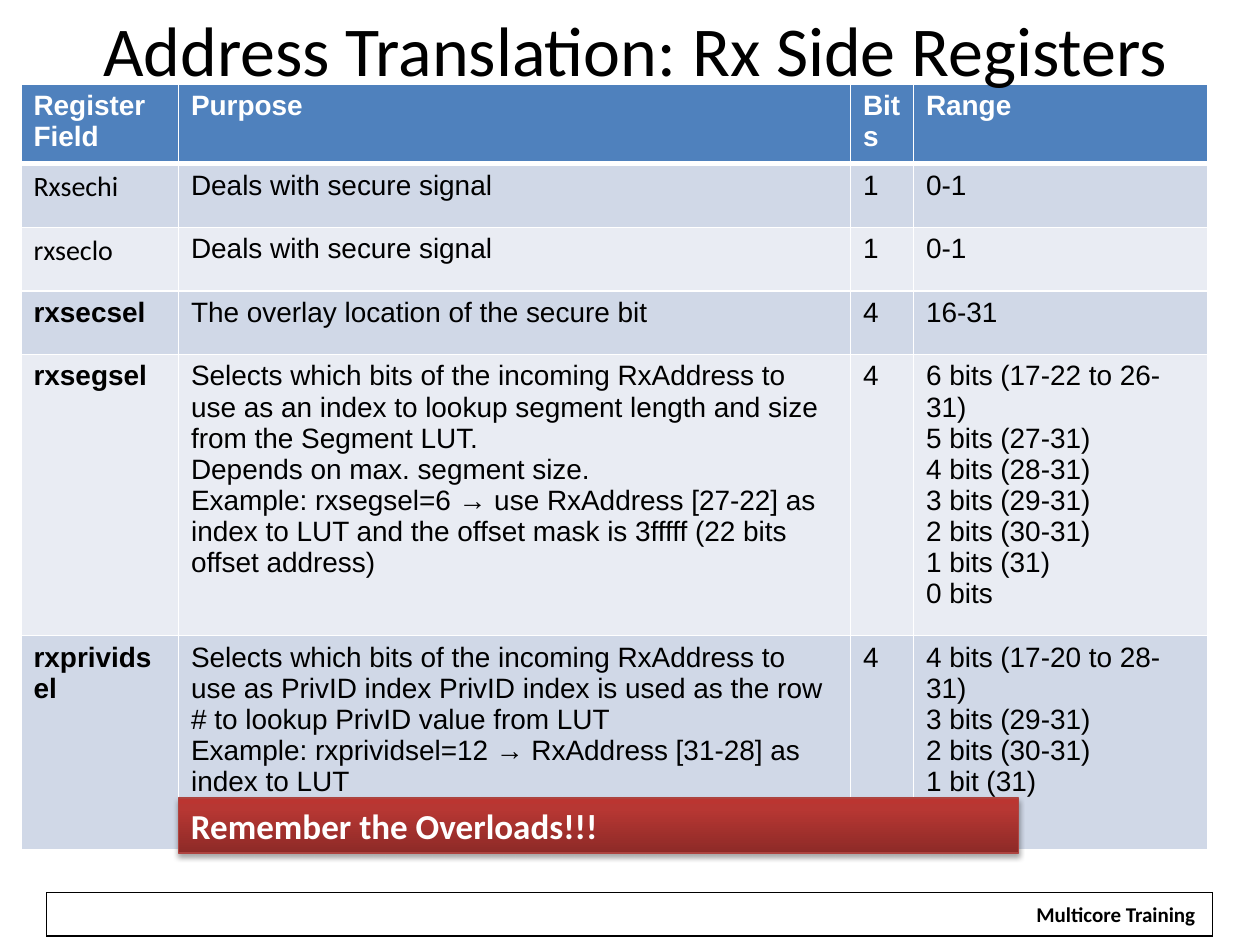
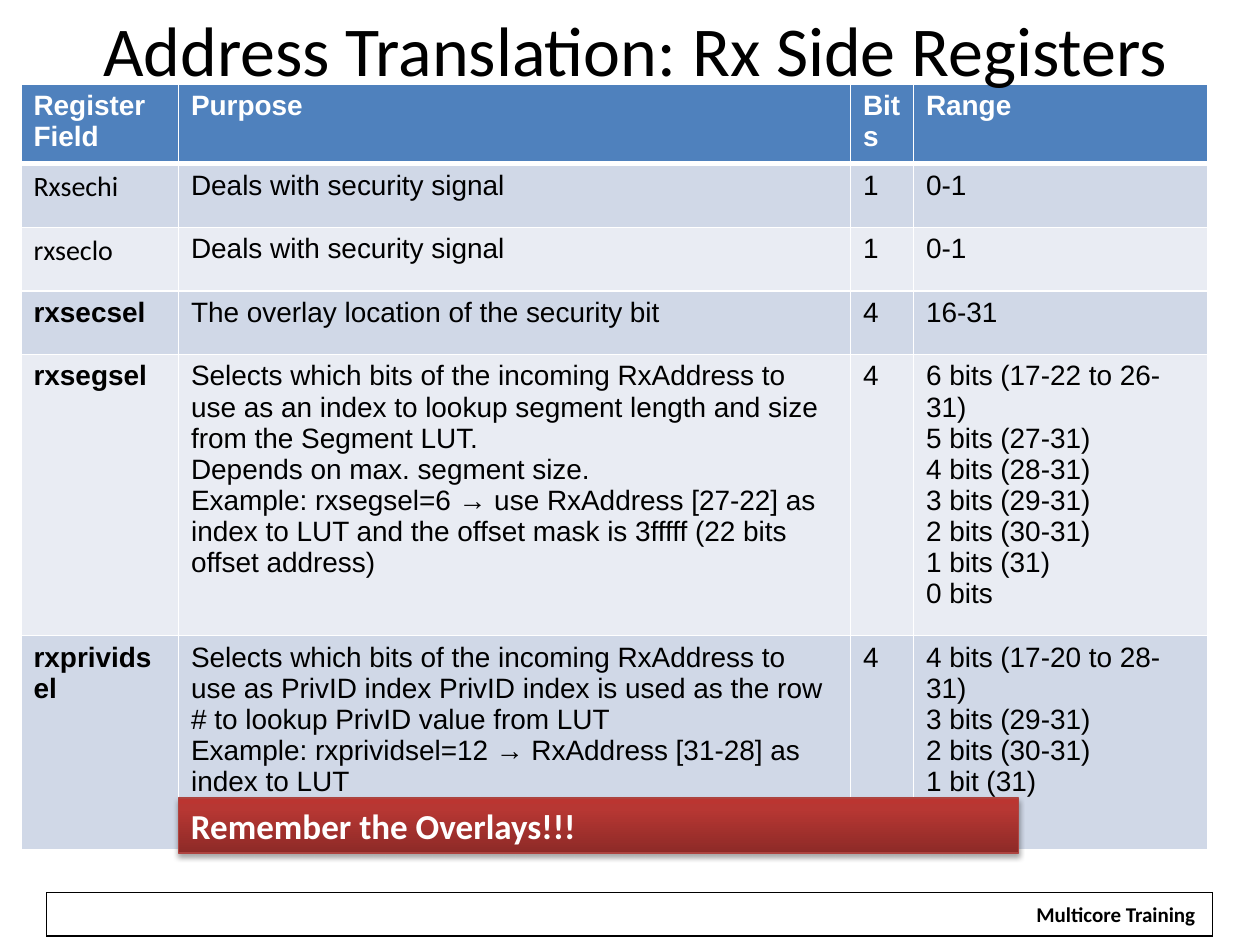
Before and after one commit to hari1989/keystone-workshop, a slide deck: slide 24 of slides/Intro to Hyperlink.pptx (slide 22 before the commit). Drawn at 1260x945 pixels with LibreOffice and Linux fonts; fonts in the diff are those of the drawing; background and template pictures are left out. Boxes give left, top, right and bottom in pixels: in the first picture for what was removed or moved away, otherwise in the second. Text is boxed around its words. In the diff, an @@ line names an element or a change of style, - is before the commit and + after.

```diff
--- a/slides/Intro to Hyperlink.pptx
+++ b/slides/Intro to Hyperlink.pptx
@@ table at [21,84,1207,800] @@
-row 2, column 2: Deals with secure signal
+row 2, column 2: Deals with security signal
-row 3, column 2: Deals with secure signal
+row 3, column 2: Deals with security signal
-row 4, column 2: The overlay location of the secure bit
+row 4, column 2: The overlay location of the security bit
@@ text in rectangle at [191,814,576,845]: text changed @@
-Remember the Overloads!!!
+Remember the Overlays!!!
```
Also in this commit, not shown: 45 other slides changed, 3 slides added, 1 slide removed.
